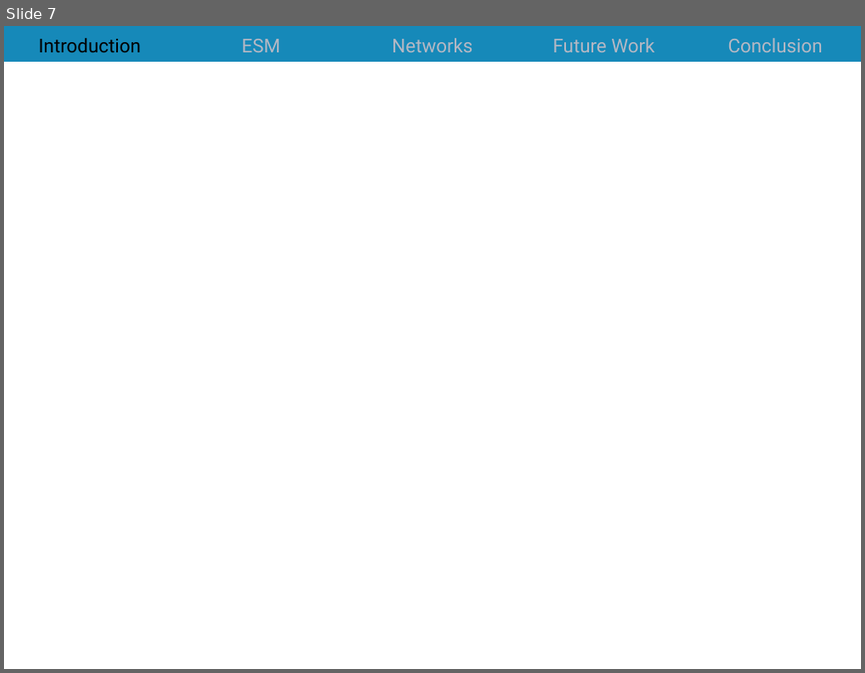
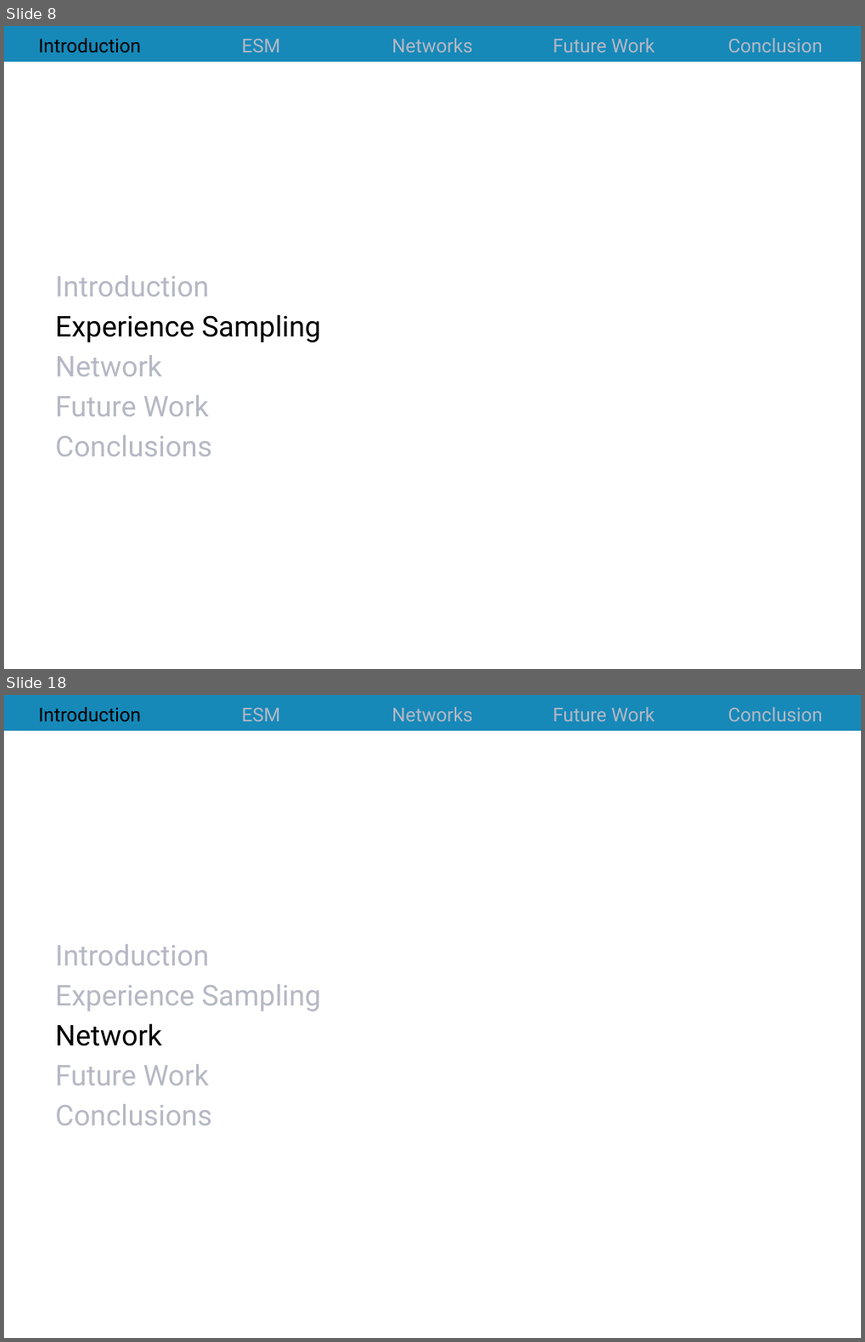
Before and after one commit to jrosen48/job-talk, a slide deck: 2018-1-15-Rosenberg-UT-Knoxville-talk.pptx. Shown one above the other, each under a label of ours: slide 7 before the commit, slides 8 and 18 after it; the slides between them are not shown. The pictures are 865x673 and 865x1342 pixels, drawn with LibreOffice and Linux fonts; fonts in the diff are those of the drawing. Boxes give left, top, right and bottom in pixels: in the first picture for what was removed or moved away, otherwise in the second. Text is boxed around its words. In the diff, an @@ line names an element or a change of style, - is before the commit and + after.

```diff
--- a/2018-1-15-Rosenberg-UT-Knoxville-talk.pptx
+++ b/2018-1-15-Rosenberg-UT-Knoxville-talk.pptx
@@ slide 18 added at [4, 695, 861, 1338], background #FFFFFF; not listed: 1 template element that a slide beside it also shows @@
@@ table added at [4, 695, 861, 1089], 1 rows, 5 columns @@
+Introduction | ESM | Networks | Future Work | Conclusion
@@ text added at [55, 707, 654, 1046], 24 pt, text #B5B8C4 @@
+Introduction
+Experience Sampling
+Network
+Future Work
+Conclusions
@@ what was slide 7 is now slide 8 @@
@@ slide 8 changed as well @@
@@ text added at [55, 38, 654, 376], 24 pt, text #B5B8C4 @@
+Introduction
+Experience Sampling
+Network
+Future Work
+Conclusions
```
Also in this commit, not shown: 1 other slide changed, 33 other slides added, 2 slides removed, 1 other file.
